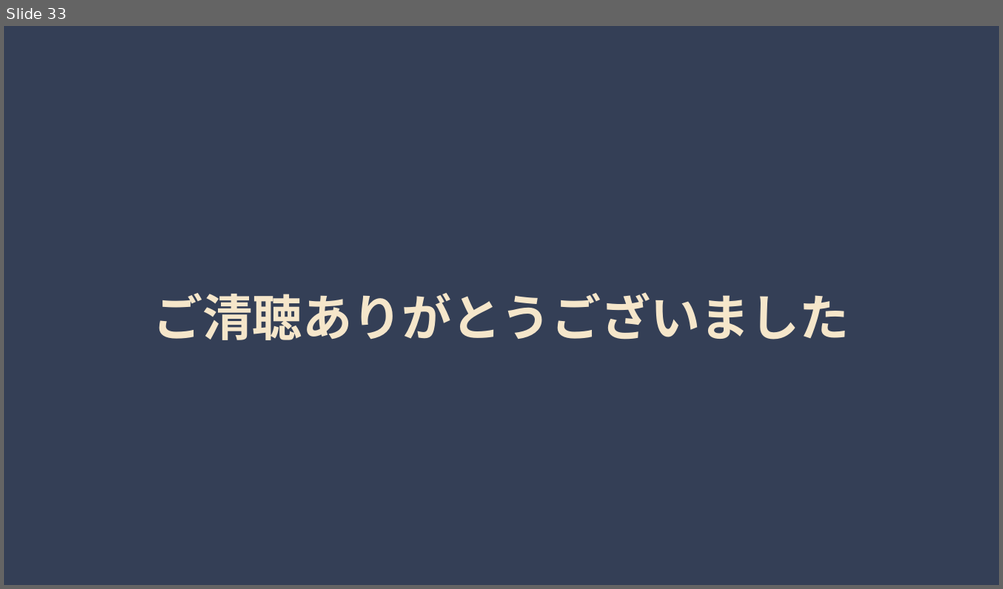
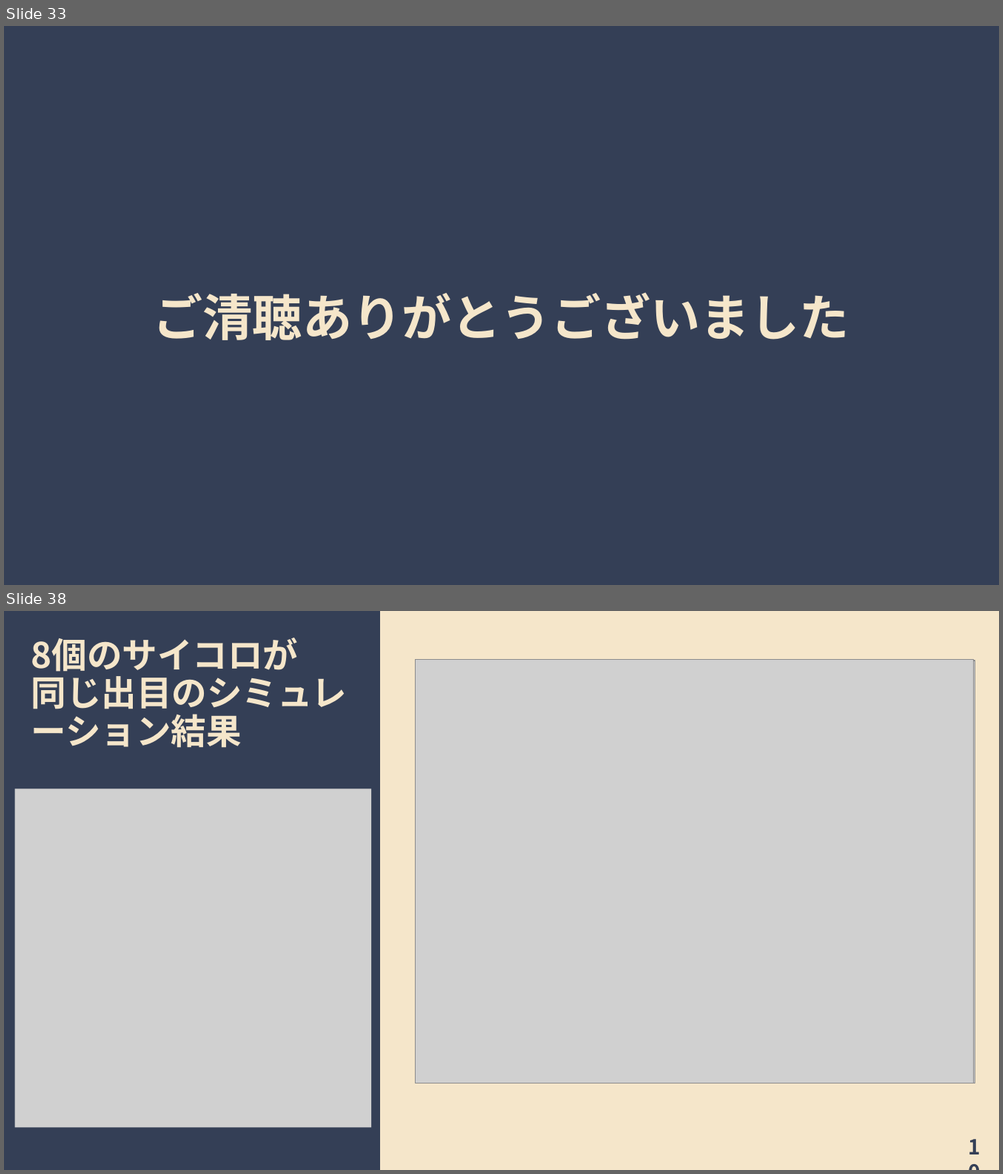
Before and after one commit to imamkhairi/jikkenII, a slide deck: random/presentation/presentation_final_rev2.pptx. Shown one above the other, each under a label of ours: slide 33 before the commit, slides 33 and 38 after it; the slides between them are not shown. The pictures are 1003x589 and 1003x1174 pixels, drawn with LibreOffice and Linux fonts; fonts in the diff are those of the drawing; grey boxes stand for pictures. Boxes give left, top, right and bottom in pixels: in the first picture for what was removed or moved away, otherwise in the second. Text is boxed around its words. In the diff, an @@ line names an element or a change of style, - is before the commit and + after.

```diff
--- a/random/presentation/presentation_final_rev2.pptx
+++ b/random/presentation/presentation_final_rev2.pptx
@@ slide 38 added at bbox=[4, 611, 999, 1170], background #343F56 @@
@@ rectangle added at bbox=[380, 611, 999, 1170], fill #F5E6CA @@
@@ text added at bbox=[31, 638, 347, 748], 34 pt, text #F5E6CA, bold @@
+8個のサイコロが
+同じ出目のシミュレ
+ーション結果
@@ picture added at bbox=[415, 660, 973, 1083] @@
@@ picture added at bbox=[418, 661, 975, 1083] @@
@@ picture added at bbox=[15, 789, 372, 1128] @@
@@ text added at bbox=[961, 1131, 999, 1164], 20 pt, text #343F56, bold @@
+10
```
Also in this commit, not shown: 4 slides changed, 1 other slide added.
